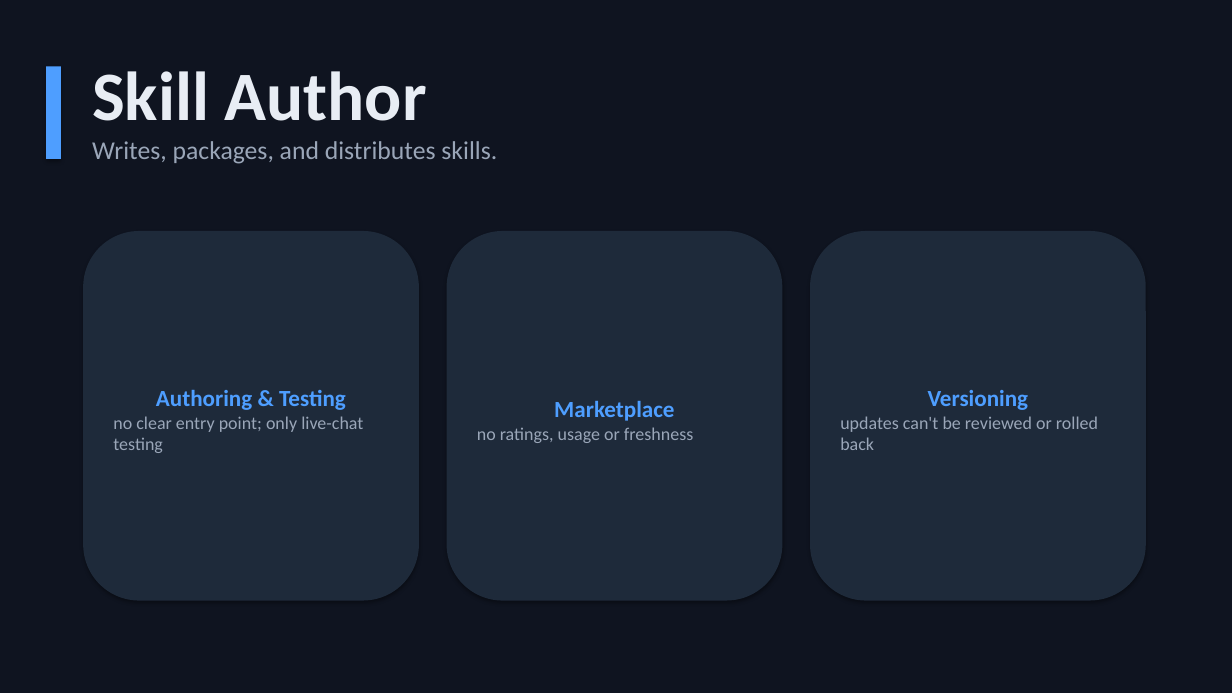
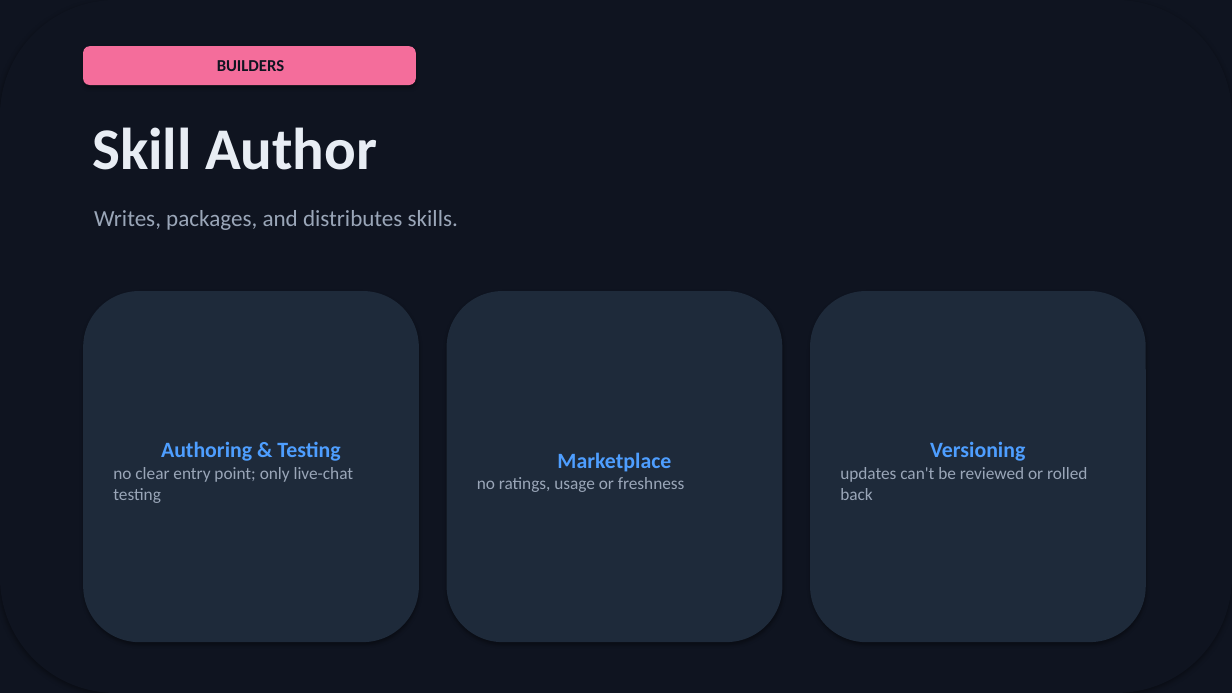
Before and after one commit to michaelatamuk/openjiuwen-jiuwenswarm, a slide deck: slide 12 of docs-michael/usability/slides/personas-deck.pptx (slide 10 before the commit). Drawn at 1232x693 pixels with LibreOffice and Linux fonts; fonts in the diff are those of the drawing. Boxes give left, top, right and bottom in pixels: in the first picture for what was removed or moved away, otherwise in the second. Text is boxed around its words. In the diff, an @@ line names an element or a change of style, - is before the commit and + after.

```diff
--- a/docs-michael/usability/slides/personas-deck.pptx
+++ b/docs-michael/usability/slides/personas-deck.pptx
@@ rounded rectangle at [0,0,1232,693]: rectangle to rounded rectangle @@
@@ rounded rectangle added at [83,46,416,85], fill #F46D9B, 13 pt, text #0F1420, bold @@
+BUILDERS
@@ rectangle removed at [46,67,61,159] @@
@@ text at [92,71,427,121]: paragraph removed @@
-Skill Author
@@ text added at [92,127,377,170], 46 pt, text #E8EDF4, bold @@
+Skill Author
@@ text "Writes, packages, and distributes skills.": place and size @@
-text "Writes, packages, and distributes skills." at [92,71,497,164]
+text "Writes, packages, and distributes skills." at [94,210,458,230]
@@ text "Writes, packages, and distributes skills." at [94,210,458,230]: size 20 to 18 pt @@
@@ rounded rectangle "Authoring & Testing": place and size @@
-rounded rectangle "Authoring & Testing" at [83,231,419,601]
+rounded rectangle "Authoring & Testing" at [83,291,419,642]
@@ rounded rectangle "Authoring & Testing" at [83,291,419,642]: size 18 to 17 pt in "Authoring & Testing"; size 14 to 13.5 pt in "no clear entry point; only live-chat testing" @@
@@ rounded rectangle "Marketplace": place and size @@
-rounded rectangle "Marketplace" at [446,231,782,601]
+rounded rectangle "Marketplace" at [446,291,782,642]
@@ rounded rectangle "Marketplace" at [446,291,782,642]: size 18 to 17 pt in "Marketplace"; size 14 to 13.5 pt in "no ratings, usage or freshness" @@
@@ rounded rectangle "Versioning": place and size @@
-rounded rectangle "Versioning" at [811,231,1146,601]
+rounded rectangle "Versioning" at [811,291,1146,642]
@@ rounded rectangle "Versioning" at [811,291,1146,642]: size 18 to 17 pt in "Versioning"; size 14 to 13.5 pt in "updates can't be reviewed or rolled back" @@
```
Also in this commit, not shown: 9 other slides changed, 2 slides added, 5 other files.
